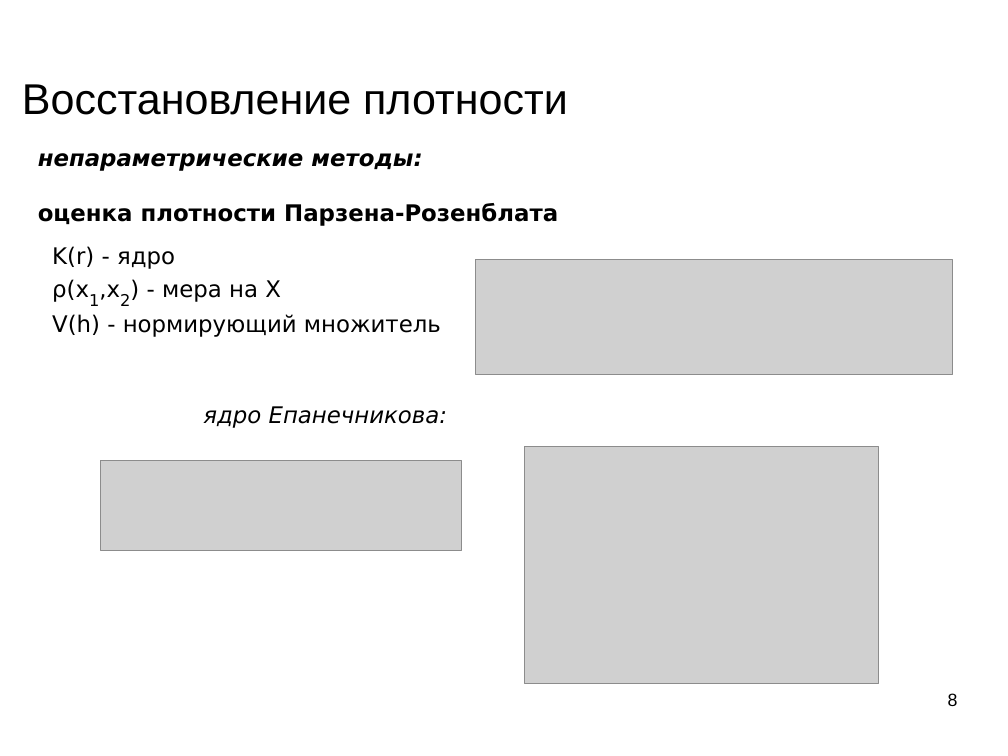
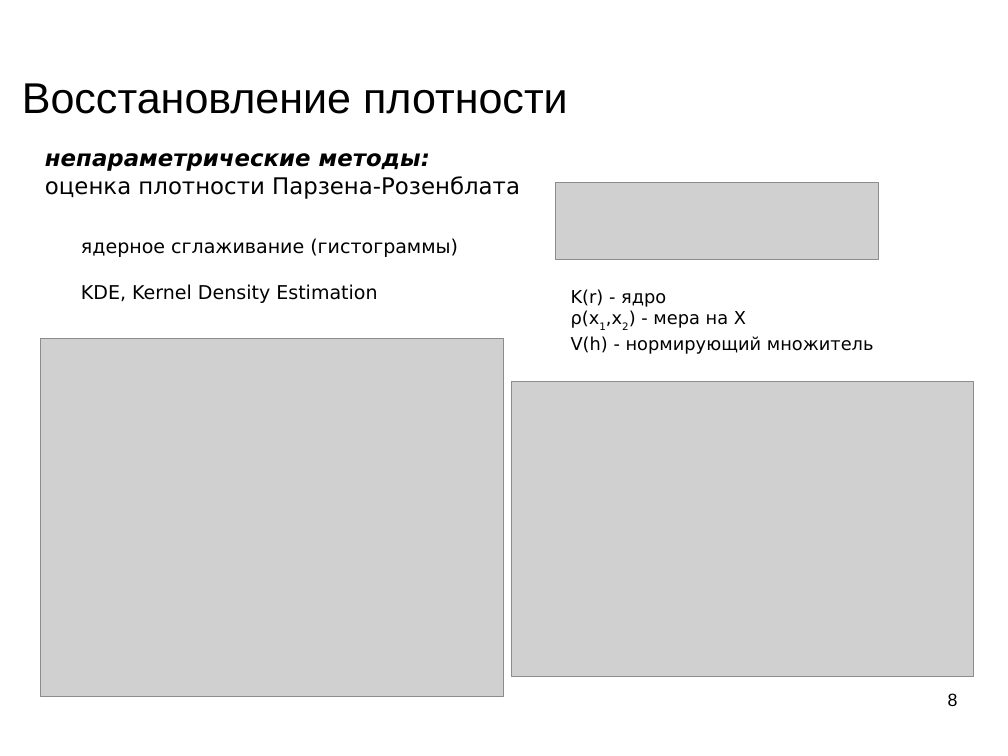
Before and after one commit to mechanoid5/ml_lectorium_legacy, a slide deck: slide 8 of 05-em.odp. Drawn at 1008x756 pixels with LibreOffice and Linux fonts; fonts in the diff are those of the drawing; grey boxes stand for pictures; background and template pictures are left out. Boxes give left, top, right and bottom in pixels: in the first picture for what was removed or moved away, otherwise in the second. Text is boxed around its words. In the diff, an @@ line names an element or a change of style, - is before the commit and + after.

```diff
--- a/05-em.odp
+++ b/05-em.odp
@@ text "непараметрические методы:": place and size @@
-text "непараметрические методы:" at bbox=[38, 153, 558, 226]
+text "непараметрические методы:" at bbox=[45, 153, 520, 199]
@@ text at bbox=[45, 176, 520, 199]: bold off in "оценка плотности Парзена-Розенблата" @@
@@ picture: place and size @@
-picture at bbox=[476, 259, 953, 374]
+picture at bbox=[556, 182, 879, 259]
@@ text added at bbox=[81, 238, 458, 303], 15 pt, text #000000 @@
+ядерное сглаживание (гистограммы)
+KDE, Kernel Density Estimation
@@ text "K(r) - ядро": place and size @@
-text "K(r) - ядро" at bbox=[52, 246, 441, 337]
+text "K(r) - ядро" at bbox=[571, 289, 874, 354]
@@ text "K(r) - ядро" at bbox=[571, 289, 874, 354]: size 18 to 14 pt; size 22 to 14 pt in "ρ(x1,x2)" @@
@@ picture: place and size @@
-picture at bbox=[101, 461, 462, 551]
+picture at bbox=[40, 338, 504, 697]
@@ picture: place and size @@
-picture at bbox=[525, 446, 879, 684]
+picture at bbox=[511, 381, 974, 677]
@@ text removed at bbox=[203, 406, 448, 428] @@
-ядро Епанечникова:
```
Also in this commit, not shown: 4 other slides changed, 1 slide added, 2 other files.
